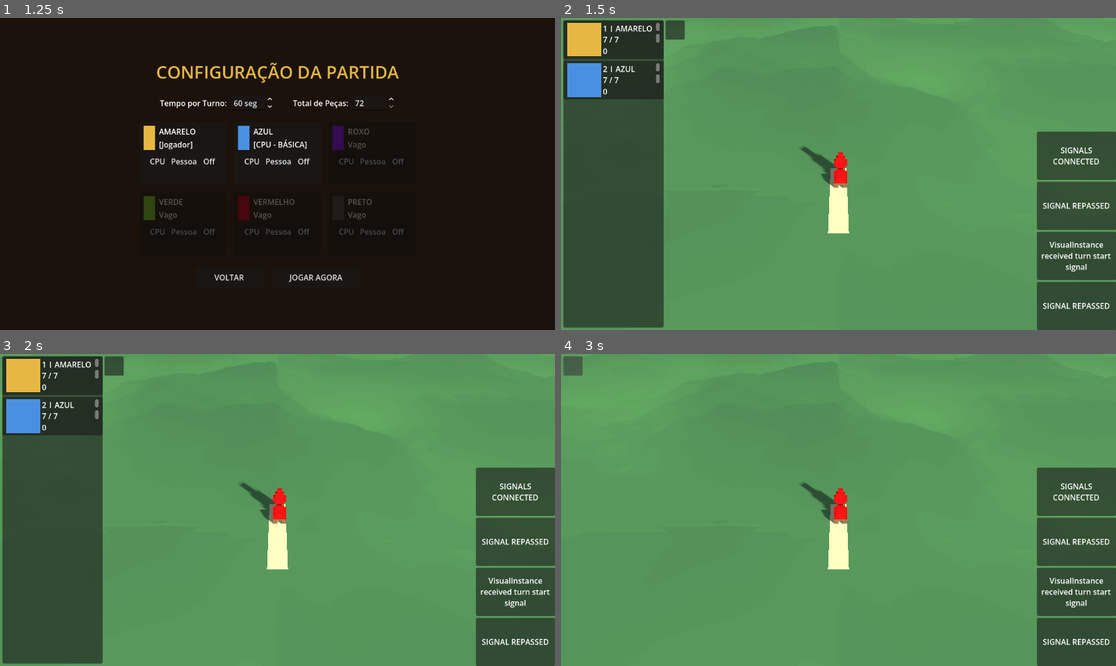
Above: before the commit, frames 1-4 (two rows, left to right).
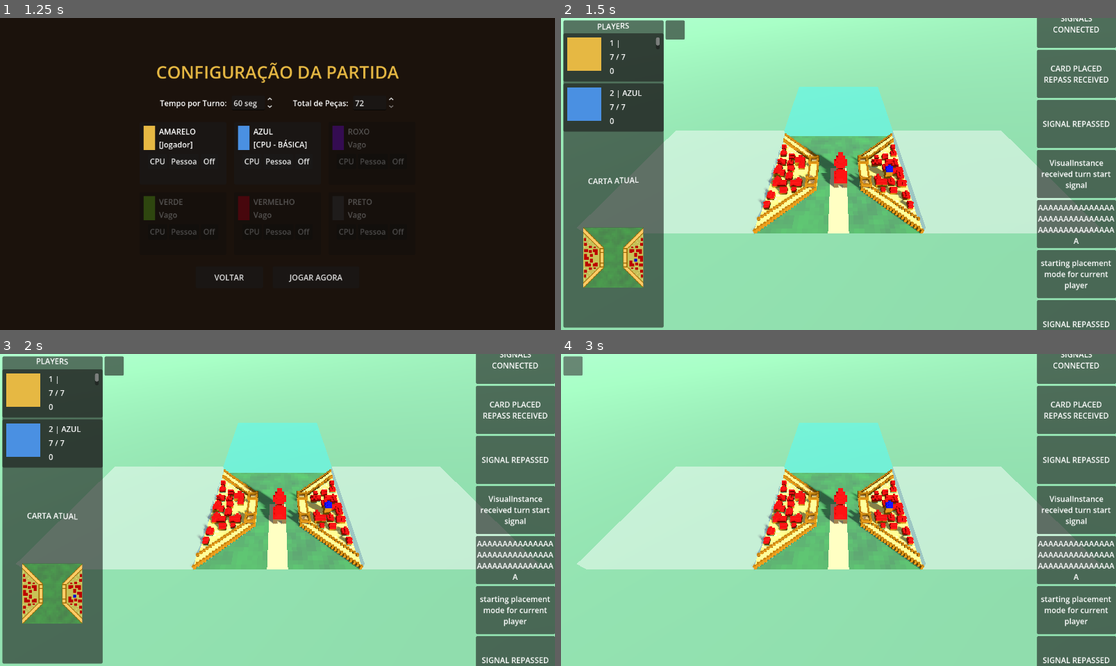
Above: after the commit, the same moments.

Repository: IgorThcz/carcassone
Game: Godot game, scene res://Scenes/UI/main_menu.tscn
Same seed, same stepped clock (60 frames per second), same inputs: the game is played once before the commit and once after it.
Inputs (mouse positions are in pixels of both pictures, inside the frame that each line leads up to):
- Up to frame 1 (1.25 s): click "Jogar" at 0.5 s
- Up to frame 2 (1.5 s): click "JOGAR AGORA" at 1.25 s
- Up to frame 3 (2 s): no input
- Up to frame 4 (3 s): click (677, 366) at 2 s; click (677, 366) at 2.75 s

Frame 1 is identical in both runs. In frame 2, 94% of the frame differs, in the area x 0-100%, y 0-100%; in frame 3, 94%; in frame 4, 98%.

Commit message:
alguns pequenos detalhes
um início da parte visual de decisão de posicionamento de meeples

Diff:
--- a/Scenes/Autoloads/message_overlay.tscn
+++ b/Scenes/Autoloads/message_overlay.tscn
@@ -24,5 +24,5 @@
 [node name="VBoxContainer" type="VBoxContainer" parent="HBoxContainer" unique_id=1286785139]
 layout_mode = 2
 size_flags_horizontal = 3
-mouse_filter = 0
+mouse_filter = 2
 alignment = 2
--- a/Scenes/Game/Entities/meeple.tscn
+++ b/Scenes/Game/Entities/meeple.tscn
@@ -1,6 +1,8 @@
 [gd_scene format=3 uid="uid://dedly43amu28t"]
 
-[ext_resource type="Script" uid="uid://b24nqrsnpdseo" path="res://Scripts/meeple.gd" id="1_vb48y"]
+[ext_resource type="Script" uid="uid://b24nqrsnpdseo" path="res://Scripts/Entities/meeple.gd" id="1_vb48y"]
+
+[sub_resource type="StandardMaterial3D" id="StandardMaterial3D_5stvw"]
 
 [node name="Meeple" type="Node3D" unique_id=610053220]
 script = ExtResource("1_vb48y")
@@ -8,3 +10,4 @@
 [node name="CSGCylinder3D" type="CSGCylinder3D" parent="." unique_id=494694275]
 transform = Transform3D(1, 0, 0, 0, 1, 0, 0, 0, 1, 0, 1.0665694, 0)
 height = 2.0527344
+material = SubResource("StandardMaterial3D_5stvw")
--- a/Scenes/Game/view_3d.tscn
+++ b/Scenes/Game/view_3d.tscn
@@ -2,7 +2,6 @@
 
 [ext_resource type="PackedScene" uid="uid://bs5e6s44fk5c4" path="res://Scenes/Game/Entities/camera.tscn" id="1_j5yw3"]
 [ext_resource type="Script" uid="uid://cwuswbhn3i1ed" path="res://Scripts/Views/View3D.gd" id="1_kldst"]
-[ext_resource type="Material" uid="uid://10r58nq4dma5" path="res://Suplementaries/Grass Shader/grass_shader_material.tres" id="2_kldst"]
 
 [sub_resource type="Environment" id="Environment_26yhd"]
 ambient_light_source = 3
@@ -12,9 +11,14 @@
 fog_mode = 1
 fog_density = 1.0
 
-[sub_resource type="PlaneMesh" id="PlaneMesh_ci6au"]
-material = ExtResource("2_kldst")
-size = Vector2(1000, 1000)
+[sub_resource type="StandardMaterial3D" id="StandardMaterial3D_on02d"]
+render_priority = -2
+transparency = 1
+albedo_color = Color(0.43529412, 0.6666667, 0.45490196, 1)
+
+[sub_resource type="PlaneMesh" id="PlaneMesh_ewrq5"]
+material = SubResource("StandardMaterial3D_on02d")
+size = Vector2(10000, 10000)
 
 [node name="View3D" type="Node3D" unique_id=1873789758]
 script = ExtResource("1_kldst")
@@ -27,8 +31,7 @@
 shadow_enabled = true
 
 [node name="MeshInstance3D" type="MeshInstance3D" parent="." unique_id=1762128270]
-transform = Transform3D(1, 0, 0, 0, 1, 0, 0, 0, 1, 0, -0.02, 0)
-mesh = SubResource("PlaneMesh_ci6au")
+mesh = SubResource("PlaneMesh_ewrq5")
 
 [node name="camera" parent="." unique_id=1230086093 instance=ExtResource("1_j5yw3")]
 max_zoom = 60.0
@@ -37,3 +40,27 @@
 [node name="mouseray" type="RayCast3D" parent="." unique_id=2091350000]
 
 [node name="boxes" type="Node3D" parent="." unique_id=1538113952]
+
+[node name="VBoxContainer" type="VBoxContainer" parent="." unique_id=1187201692]
+visible = false
+anchors_preset = 11
+anchor_left = 1.0
+anchor_right = 1.0
+anchor_bottom = 1.0
+grow_horizontal = 0
+grow_vertical = 2
+
+[node name="SpinBox" type="SpinBox" parent="VBoxContainer" unique_id=262424336]
+custom_minimum_size = Vector2(200, 50)
+layout_mode = 2
+min_value = -1.0
+max_value = 12.0
+rounded = true
+alignment = 1
+
+[node name="Button" type="Button" parent="VBoxContainer" unique_id=1176221050]
+custom_minimum_size = Vector2(200, 50)
+layout_mode = 2
+text = "confirm"
+
+[connection signal="pressed" from="VBoxContainer/Button" to="." method="_on_button_pressed"]
--- /dev/null
+++ b/Scenes/HUD/card_display_3d.tscn
@@ -0,0 +1,23 @@
+[gd_scene format=3 uid="uid://c6m7fx3xu1j6m"]
+
+[ext_resource type="Script" uid="uid://clkg3t2le8e82" path="res://Scripts/HUD/card_display_3D.gd" id="1_n6iyd"]
+
+[sub_resource type="Environment" id="Environment_p4g5o"]
+background_mode = 1
+background_color = Color(0.21950102, 0.21950102, 0.21950102, 1)
+ambient_light_source = 3
+ambient_light_color = Color(1, 1, 1, 1)
+
+[node name="card_display_3D" type="SubViewport" unique_id=1210845016]
+own_world_3d = true
+transparent_bg = true
+script = ExtResource("1_n6iyd")
+
+[node name="Camera3D" type="Camera3D" parent="." unique_id=396560562]
+transform = Transform3D(1, 0, 0, 0, -4.371139e-08, 1, 0, -1, -4.371139e-08, 0, 1, 0)
+projection = 1
+current = true
+size = 12.8
+
+[node name="WorldEnvironment" type="WorldEnvironment" parent="." unique_id=427186863]
+environment = SubResource("Environment_p4g5o")
--- a/Scenes/HUD/game_hud.tscn
+++ b/Scenes/HUD/game_hud.tscn
@@ -1,6 +1,7 @@
 [gd_scene format=3 uid="uid://7ljxslmfnf35"]
 
 [ext_resource type="Script" uid="uid://ddjr4ayf3kb66" path="res://Scripts/HUD/game_hud.gd" id="1_8tvyq"]
+[ext_resource type="PackedScene" uid="uid://c6m7fx3xu1j6m" path="res://Scenes/HUD/card_display_3d.tscn" id="2_km0yn"]
 
 [node name="GameHUD" type="Control" unique_id=302426370]
 layout_mode = 3
@@ -9,6 +10,7 @@
 anchor_bottom = 1.0
 grow_horizontal = 2
 grow_vertical = 2
+mouse_filter = 2
 script = ExtResource("1_8tvyq")
 
 [node name="MarginContainer" type="MarginContainer" parent="." unique_id=1282695309]
@@ -18,6 +20,7 @@
 anchor_bottom = 1.0
 grow_horizontal = 2
 grow_vertical = 2
+mouse_filter = 2
 theme_override_constants/margin_left = 5
 theme_override_constants/margin_top = 5
 theme_override_constants/margin_right = 5
@@ -25,6 +28,7 @@
 
 [node name="HBoxContainer" type="HBoxContainer" parent="MarginContainer" unique_id=303534661]
 layout_mode = 2
+mouse_filter = 2
 
 [node name="HBoxContainer" type="HBoxContainer" parent="MarginContainer/HBoxContainer" unique_id=1885307146]
 layout_mode = 2
@@ -34,13 +38,59 @@
 layout_mode = 2
 size_flags_horizontal = 3
 
-[node name="VBsidebar" type="VBoxContainer" parent="MarginContainer/HBoxContainer/HBoxContainer/sidebar" unique_id=90195920]
+[node name="VBoxContainer" type="VBoxContainer" parent="MarginContainer/HBoxContainer/HBoxContainer/sidebar" unique_id=1131400860]
 layout_mode = 1
 anchors_preset = 15
 anchor_right = 1.0
 anchor_bottom = 1.0
 grow_horizontal = 2
 grow_vertical = 2
+size_flags_vertical = 3
+
+[node name="playerbar" type="VBoxContainer" parent="MarginContainer/HBoxContainer/HBoxContainer/sidebar/VBoxContainer" unique_id=90195920]
+layout_mode = 2
+size_flags_vertical = 3
+
+[node name="RichTextLabel" type="RichTextLabel" parent="MarginContainer/HBoxContainer/HBoxContainer/sidebar/VBoxContainer/playerbar" unique_id=474887392]
+layout_mode = 2
+bbcode_enabled = true
+text = "[wave]PLAYERS"
+fit_content = true
+horizontal_alignment = 1
+vertical_alignment = 1
+
+[node name="current_card_bar" type="VBoxContainer" parent="MarginContainer/HBoxContainer/HBoxContainer/sidebar/VBoxContainer" unique_id=1741138127]
+layout_mode = 2
+size_flags_vertical = 3
+alignment = 2
+
+[node name="RichTextLabel" type="RichTextLabel" parent="MarginContainer/HBoxContainer/HBoxContainer/sidebar/VBoxContainer/current_card_bar" unique_id=1932985907]
+layout_mode = 2
+bbcode_enabled = true
+text = "[wave]CARTA ATUAL"
+fit_content = true
+horizontal_alignment = 1
+vertical_alignment = 1
+
+[node name="HBoxContainer" type="MarginContainer" parent="MarginContainer/HBoxContainer/HBoxContainer/sidebar/VBoxContainer/current_card_bar" unique_id=1833022365]
+layout_mode = 2
+size_flags_vertical = 3
+theme_override_constants/margin_left = 20
+theme_override_constants/margin_top = 20
+theme_override_constants/margin_right = 20
+theme_override_constants/margin_bottom = 20
+
+[node name="SubViewportContainer" type="SubViewportContainer" parent="MarginContainer/HBoxContainer/HBoxContainer/sidebar/VBoxContainer/current_card_bar/HBoxContainer" unique_id=589392626]
+propagate_maximum_size = false
+layout_mode = 2
+size_flags_horizontal = 3
+size_flags_vertical = 3
+stretch = true
+
+[node name="card_display_3D" parent="MarginContainer/HBoxContainer/HBoxContainer/sidebar/VBoxContainer/current_card_bar/HBoxContainer/SubViewportContainer" unique_id=1210845016 instance=ExtResource("2_km0yn")]
+handle_input_locally = false
+size = Vector2i(168, 250)
+render_target_update_mode = 4
 
 [node name="VBoxContainer" type="VBoxContainer" parent="MarginContainer/HBoxContainer/HBoxContainer" unique_id=767069973]
 layout_mode = 2
--- a/Scenes/HUD/player_tracker.tscn
+++ b/Scenes/HUD/player_tracker.tscn
@@ -10,7 +10,7 @@
 gradient = SubResource("Gradient_wnids")
 
 [node name="PlayerTracker" type="Panel" unique_id=1057871843]
-custom_minimum_size = Vector2(0, 80)
+custom_minimum_size = Vector2(0, 100)
 anchors_preset = 14
 anchor_top = 0.5
 anchor_right = 1.0
@@ -45,6 +45,10 @@
 expand_mode = 1
 stretch_mode = 1
 
+[node name="spacing" type="Control" parent="MarginContainer/HBoxContainer" unique_id=683029496]
+custom_minimum_size = Vector2(10, 10)
+layout_mode = 2
+
 [node name="VBoxContainer" type="VBoxContainer" parent="MarginContainer/HBoxContainer" unique_id=978032639]
 layout_mode = 2
 size_flags_horizontal = 3
--- /dev/null
+++ b/Scenes/grass.tscn
@@ -0,0 +1,31 @@
+[gd_scene format=3 uid="uid://ceofejsmay72s"]
+
+[ext_resource type="Shader" uid="uid://dtkyadk8rn7e0" path="res://Shaders/grass.gdshader" id="1_ewrq5"]
+
+[sub_resource type="Gradient" id="Gradient_6vpab"]
+interpolation_mode = 2
+colors = PackedColorArray(0.29411766, 0.5137255, 0.30588236, 1, 0.29411766, 0.6313726, 0.30588236, 1)
+
+[sub_resource type="FastNoiseLite" id="FastNoiseLite_wqu8a"]
+noise_type = 4
+seed = -25
+frequency = 0.4
+
+[sub_resource type="NoiseTexture2D" id="NoiseTexture2D_vghpc"]
+width = 32
+height = 32
+noise = SubResource("FastNoiseLite_wqu8a")
+color_ramp = SubResource("Gradient_6vpab")
+seamless = true
+
+[sub_resource type="ShaderMaterial" id="ShaderMaterial_144im"]
+render_priority = -1
+shader = ExtResource("1_ewrq5")
+shader_parameter/albedo_texture = SubResource("NoiseTexture2D_vghpc")
+
+[sub_resource type="PlaneMesh" id="PlaneMesh_p4g5o"]
+material = SubResource("ShaderMaterial_144im")
+size = Vector2(6.4, 6.4)
+
+[node name="grass" type="MeshInstance3D" unique_id=1640786518]
+mesh = SubResource("PlaneMesh_p4g5o")
--- a/Scripts/Classes/Players/Player.gd
+++ b/Scripts/Classes/Players/Player.gd
@@ -14,7 +14,7 @@
 # ---------------------------------------------------------------------------
 signal turn_started_repass(player_id: String, card_id: int, valid_positions: Dictionary[Vector2i, Array])
 signal card_placed_repass(
-	player: Player,
+	player_id: String,
 	coords: Vector2i,
 	rotation: CardStructure.CARDROTATION,
 	meeple_valid_indexes: Array[int],
@@ -55,6 +55,7 @@
 
 
 func request_place_meeple(index: int) -> void:
+	MO.sucess("PLAYER REQUESTED MEEPLE")
 	meeple_placement_request.emit(self, index)
 
 
@@ -106,7 +107,8 @@
 	meeple_valid_indexes: Array[int],
 	card_id: int
 ) -> void:
-	card_placed_repass.emit(player, coords, rotation, meeple_valid_indexes, card_id)
+	var player_id = player.id if player else "invalid_id"
+	card_placed_repass.emit(player_id, coords, rotation, meeple_valid_indexes, card_id)
 	if _is_self(player):
 		_current_meeple_valid_indexes = meeple_valid_indexes
 		_decide_meeple_placement(meeple_valid_indexes)
--- a/Scripts/Entities/auto_skin.gd
+++ b/Scripts/Entities/auto_skin.gd
@@ -1,4 +1,6 @@
 class_name AutoSkin extends Node3D
+
+const GRASS : PackedScene = preload("uid://ceofejsmay72s")
 
 const array_meshes_path : String = "res://Assets/ModularPieces/"
 const SIDE_LENGTH       : float  = 6.4
@@ -14,6 +16,10 @@
 }
 
 func build(num : int):
+	# add grass
+	var grass : MeshInstance3D = GRASS.instantiate()
+	add_child(grass)
+	# build modular
 	print("skin builder requested structure")
 	var structure : CardStructure = Catalogue.get_structure(num)
 	print(">>> ", structure)
@@ -162,6 +168,8 @@
 func add_floor(floor_texture : String, rotation_deg : float, scale_x : float):
 	var tex : MeshInstance3D = MeshInstance3D.new()
 	tex.mesh = floors.get(floor_texture)
+	var mat : BaseMaterial3D = tex.mesh.surface_get_material(0)
+	mat.transparency = BaseMaterial3D.TRANSPARENCY_ALPHA
 	tex.rotation_degrees.y = rotation_deg
 	tex.scale.x = scale_x
 	add_child(tex)
--- a/Scripts/Entities/meeple.gd
+++ b/Scripts/Entities/meeple.gd
@@ -1,4 +1,6 @@
 class_name Meeple extends Node3D
+
+@onready var csg_cylinder_3d = $CSGCylinder3D
 
 enum MEEPLETYPE {
 	BANDIT,
@@ -7,5 +9,12 @@
 	PRIEST
 }
 
+static var colored_materials : Dictionary[Color, StandardMaterial3D] = {}
+
 func configure(color : Color, index : int, type : MEEPLETYPE):
-	pass
+	if not colored_materials.has(color):
+		var newmat : StandardMaterial3D
+		newmat = csg_cylinder_3d.material.duplicate()
+		newmat.albedo_color = color
+		colored_materials.set(color, newmat)
+	csg_cylinder_3d.material = colored_materials.get(color)
--- /dev/null
+++ b/Scripts/HUD/card_display_3D.gd
@@ -0,0 +1,18 @@
+extends SubViewport
+
+var card : AutoSkin
+
+func set_card(id : int) -> bool:
+	MO.sucess("AAAAAAAAAAAAAAAAAAAAAAAAAAAAAAAAAAAAAAAAAAAAAA")
+	var new_card : AutoSkin = Catalogue.get_skin(id)
+	if not new_card:
+		MO.error("set card returned")
+		return false
+	if card: card.queue_free()
+	card = new_card
+	add_child(card)
+	card.global_position = Vector3.ZERO
+	return true
+
+func remove_card() -> void:
+	card.queue_free()
--- a/Scripts/HUD/game_hud.gd
+++ b/Scripts/HUD/game_hud.gd
@@ -2,8 +2,13 @@
 
 const PACKED_PLAYER_TRACKER : PackedScene = preload("uid://btvdexw4nwgkr")
 
-@onready var sidebar      : Panel         = $MarginContainer/HBoxContainer/HBoxContainer/sidebar
-@onready var vbox_sidebar : VBoxContainer = $MarginContainer/HBoxContainer/HBoxContainer/sidebar/VBsidebar
+@onready var sidebar   : Panel         = $MarginContainer/HBoxContainer/HBoxContainer/sidebar
+@onready var playerbar : VBoxContainer = $MarginContainer/HBoxContainer/HBoxContainer/sidebar/VBoxContainer/playerbar
+@onready var display   : SubViewport   = $MarginContainer/HBoxContainer/HBoxContainer/sidebar/VBoxContainer/current_card_bar/HBoxContainer/SubViewportContainer/card_display_3D
+@onready var mep_opt   : Control       = $MarginContainer/HBoxContainer/HBoxContainer/sidebar/VBoxContainer/current_card_bar/HBoxContainer/SubViewportContainer/meeple_options
+
+signal index_hovered_repass(index : int)
+signal index_selected_repass(index : int)
 
 # int -> player tracker
 var players : Dictionary[int, PlayerTracker] = {}
@@ -19,7 +24,7 @@
 	var new : PlayerTracker = PACKED_PLAYER_TRACKER.instantiate()
 	players.set(id, new)
 	# add to tree
-	vbox_sidebar.add_child(new)
+	playerbar.add_child(new)
 	# set data
 	new.set_data(id, name_, color, 0, GameManager.active_config.meeple_limit)
 	return true
@@ -41,3 +46,21 @@
 	if not players: return false
 	player.update_meeples(points)
 	return true
+
+func set_current_displayed_card(id : int) -> void:
+	display.set_card(id)
+
+func _on_meeple_options_index_hovered(index : int) -> void:
+	index_hovered_repass.emit(index)
+
+func _on_meeple_options_index_selected(index : int) -> void:
+	index_selected_repass.emit(index)
+
+func hide_meeple_selector() -> void:
+	mep_opt.hide()
+
+func show_meeple_selector() -> void:
+	mep_opt.show()
+
+func configure_meeple_selector(valids : Array[int]) -> void:
+	mep_opt.configure(valids)
--- a/Scripts/Views/View.gd
+++ b/Scripts/Views/View.gd
@@ -2,7 +2,7 @@
 
 # Sinais para comunicar com a UI Overlay / GameController
 signal tile_placement_requested(grid_pos: Vector2i, rot: CardStructure.CARDROTATION)
-signal meeple_placement_requested(card_pos: Vector2i, meeple_index: int)
+signal meeple_placement_requested(meeple_index: int)
 
 enum STATE {
 	PLACING_CARD,
@@ -24,6 +24,10 @@
 @abstract
 func remove_meeple(card_pos: Vector2i) -> void
 
+"--------------------------- MEEPLE PLACING ----------------------"
+
+
+
 "--------------------------- MODE SELECTION ----------------------"
 
 @abstract
--- a/Scripts/Views/View3D.gd
+++ b/Scripts/Views/View3D.gd
@@ -9,6 +9,11 @@
 @onready var mouseray : RayCast3D = $mouseray
 @onready var camera   : Camera3D  = $camera.get_camera_node()
 
+"trocar por uma forma melhor depois"
+@onready var meplacer : Control   = $VBoxContainer
+var last_valids : Array[int] = []
+
+
 var cards   : Dictionary[Vector2i, AutoSkin] = {}
 var meeples : Dictionary[AutoSkin, Node3D]   = {}
 
@@ -23,6 +28,10 @@
 var last_tagt_rot  : float = 45 # (degrees) nunca pode ser válido
 
 var current_click_box : ClickBox3D
+var hud : GameHUD
+
+var last_placed_skin : AutoSkin
+var last_placed_card : CardStructure
 
 "------------------------------ READY / PROCESS --------------------------------"
 
@@ -70,7 +79,6 @@
 			if current_skin:
 				_tween_skin_to_global_position(current_click_box.global_position)
 
-"VERIFICAR CURSO A PARTIR DAQUI"
 func _select_click_box() -> void:
 	# retorna se nao estiver posicionando carta
 	if state != STATE.PLACING_CARD: return
@@ -133,25 +141,17 @@
 	state = STATE.WAITING
 	if current_skin: current_skin.hide()
 
-"NÃO REVISADO, ESPERE NÃO FUNCIONAR"
 func add_meeple(card_pos: Vector2i, meeple_index : int) -> void:
 	var card_skin = cards.get(card_pos)
 	if not card_skin or not meeple_packed_scene:
 		return
-
-	# Instancia o meeple visual
-	var meeple_node = meeple_packed_scene.instantiate()
-	card_skin.add_child(meeple_node)
-
-	# Obtém a posição 3D local do slot no AutoSkin (caso exista método/nó de marcação)
-	if card_skin.has_method("get_slot_local_position"):
-		meeple_node.position = card_skin.get_slot_local_position(meeple_index)
-	else:
-		var slot_node = card_skin.get_node_or_null("Slots/Slot_" + str(meeple_index))
-		if slot_node:
-			meeple_node.position = slot_node.position
-
-	meeples[card_skin] = meeple_node
+	# adiciona o meeple visual
+	card_skin.add_meeple_at_index(meeple_index)
+	# se estava posicionando esse meeple, sai do modo
+	if state == STATE.EXPECTING_ANSWER_MEEPLE:
+		meplacer.hide()
+		state = STATE.WAITING
+	MO.sucess("Meeple placed at index "+str(meeple_index))
 
 "NÃO REVISADO, ESPERE NÃO FUNCIONAR"
 func remove_meeple(card_pos: Vector2i) -> void:
@@ -223,8 +223,19 @@
 
 "NÃO REVISADO, ESPERE NÃO FUNCIONAR"
 func go_place_meeple_mode(valids: Array[int]) -> void:
-	return
+	last_valids = valids
+	meplacer.show()
+	state = STATE.PLACING_MEEPLE
 
 "NÃO REVISADO, ESPERE NÃO FUNCIONAR"
 func exit_all_modes() -> void:
 	return
+
+"---------------------- meeple Placement -----------------------"
+
+func _on_button_pressed():
+	var index : int = int($VBoxContainer/SpinBox.value)
+	if last_valids.has(index) and state == STATE.PLACING_MEEPLE:
+		meeple_placement_requested.emit(index-1)
+		state = STATE.EXPECTING_ANSWER_MEEPLE
+		MO.sucess("meeple asked at index " + str(index-1))
--- a/Scripts/Views/VisualInstance.gd
+++ b/Scripts/Views/VisualInstance.gd
@@ -60,6 +60,7 @@
 	if view and view.has_signal("meeple_placement_requested"):
 		view.meeple_placement_requested.connect(_on_meeple_placement_requested)
 
+
 # ==========================================================
 # RESPOSTA A SINAIS REPASSADOS (Player -> VisualInstance -> View/HUD)
 # ==========================================================
@@ -70,24 +71,34 @@
 	valid_positions : Dictionary[Vector2i, Array]
 ) -> void:
 	MO.sucess("VisualInstance received turn start signal")
+	hud.set_current_displayed_card(card_id)
 	for player : Player in players:
-		if player is IOPlayer and player.id != player_id:
+		if player is IOPlayer and player.id == player_id:
 			view.go_place_card_mode(card_id, valid_positions)
 			hud.set_current_player(player_id)
 			return
 	view.exit_all_modes()
 
 func _on_card_placed_repass(
-	player: Player,
+	player_id: String,
 	coords: Vector2i,
 	rotation: CardStructure.CARDROTATION,
 	meeple_valid_indexes: Array[int],
 	card_id: int
 ) -> void:
+	MO.sucess("CARD PLACED REPASS RECEIVED")
 	_last_placed_card_pos = coords
-
-	if view.has_method("add_card"):
-		view.add_card(coords, card_id, rotation)
+	# adiciona a carta visualmente
+	view.add_card(coords, card_id, rotation)
+	# se o player está nessa VisualInstance, entre em modo de colocar meeple
+	for player : Player in players:
+		if player is IOPlayer and player.id != player_id:
+			if (not meeple_valid_indexes.is_empty()) and player.has_available_meeple():
+				view.go_place_meeple_mode(meeple_valid_indexes)
+				hud.set_current_player(player_id)
+			return
+	# se não é nehum player desssa VisualInstance, fica em espera
+	view.exit_all_modes()
 
 func _on_meeple_placed_repass(player: Player, index: int) -> void:
 	if view.has_method("add_meeple"):
@@ -109,6 +120,6 @@
 	if local_player and local_player.has_method("request_place_card"):
 		local_player.request_place_card(grid_pos, rot)
 
-func _on_meeple_placement_requested(card_pos: Vector2i, meeple_index: int) -> void:
+func _on_meeple_placement_requested(meeple_index: int) -> void:
 	if local_player and local_player.has_method("request_place_meeple"):
 		local_player.request_place_meeple(meeple_index)
--- /dev/null
+++ b/Shaders/grass.gdshader
@@ -0,0 +1,12 @@
+shader_type spatial;
+
+// 2. Ativa o modo transparente para o Godot respeitar o render_priority
+render_mode blend_mix, depth_draw_opaque;
+
+uniform sampler2D albedo_texture : source_color, filter_nearest;
+
+void fragment() {
+    vec4 tex_color = texture(albedo_texture, UV);
+    ALBEDO = tex_color.rgb;
+    ALPHA = tex_color.a; // Garante que o canal alpha está ativo
+}
Not shown: 1 places in Scenes/Autoloads/message_overlay.tscn that only renumber resources
Not shown, added: Scripts/HUD/card_display_3D.gd.uid
Not shown, added: Shaders/grass.gdshader.uid
Not shown, removed: Shaders/shaders.txt
